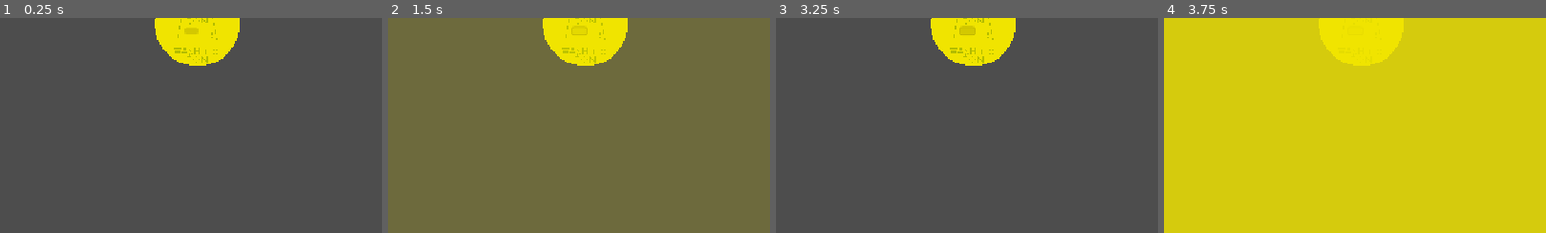
Above: before the commit, frames 1-4 (left to right).
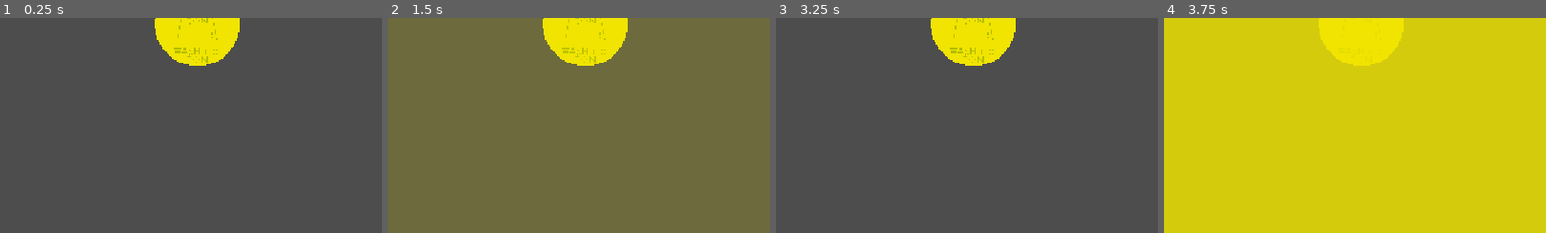
Above: after the commit, the same moments.

Repository: FreeformWave544/FeitOfManagement
Game: Godot game, scene res://Minigame/CoinFlaw.tscn
Same seed, same stepped clock (60 frames per second), same inputs: the game is played once before the commit and once after it. This scene is started directly instead of the project's main scene. Sound files missing from this copy of the repository are replaced by a short silence.
Inputs (mouse positions are % of the whole screen's width and height, from its top left):
- Up to frame 1 (0.25 s): no input
- Up to frame 2 (1.5 s): click (33, 52) at 0.52 s; tap Enter (ui_accept) at 1.25 s; move the mouse to (72, 45) at 1.27 s; hold Right (ui_right) from 1.28 s (still down); click (72, 45) at 1.42 s
- Up to frame 3 (3.25 s): tap Enter (ui_accept) at 1.52, 2, 2.27, 2.75 s; move the mouse to (30, 55) at 2.02 s; release Right (ui_right) at 2.03 s; hold Down (ui_down) 2.03-2.78 s; move the mouse to (60, 28) at 2.77 s; hold Right (ui_right) from 2.78 s (still down)
- Up to frame 4 (3.75 s): tap Enter (ui_accept) at 3.5 s; move the mouse to (45, 70) at 3.52 s; release Right (ui_right) at 3.53 s; hold Up (ui_up) from 3.53 s (still down); click (45, 70) at 3.67 s
The pictures show only the part of the screen within x 8-58%, y 49-99%; the shares and areas given below are measured in that part.

The runs differ from the first frame. In frame 1, less than 0.1% of the frame differs, in the area x 48-52%, y 4-8%; in frame 2, less than 0.1%; in frame 3, 0.2%, in the area x 48-53%, y 3-8%; in frame 4, less than 0.1%.

Commit message:
Made button FULLY invisible.

Diff:
--- a/Minigame/CoinFlaw.tscn
+++ b/Minigame/CoinFlaw.tscn
@@ -26,7 +26,7 @@
 texture = ExtResource("3_tjrt2")
 
 [node name="Fault" type="Button" parent="." unique_id=570945825]
-modulate = Color(0, 0, 0, 0.20392157)
+modulate = Color(0, 0, 0, 0)
 custom_minimum_size = Vector2(20, 10)
 layout_mode = 0
 offset_left = -5.0
